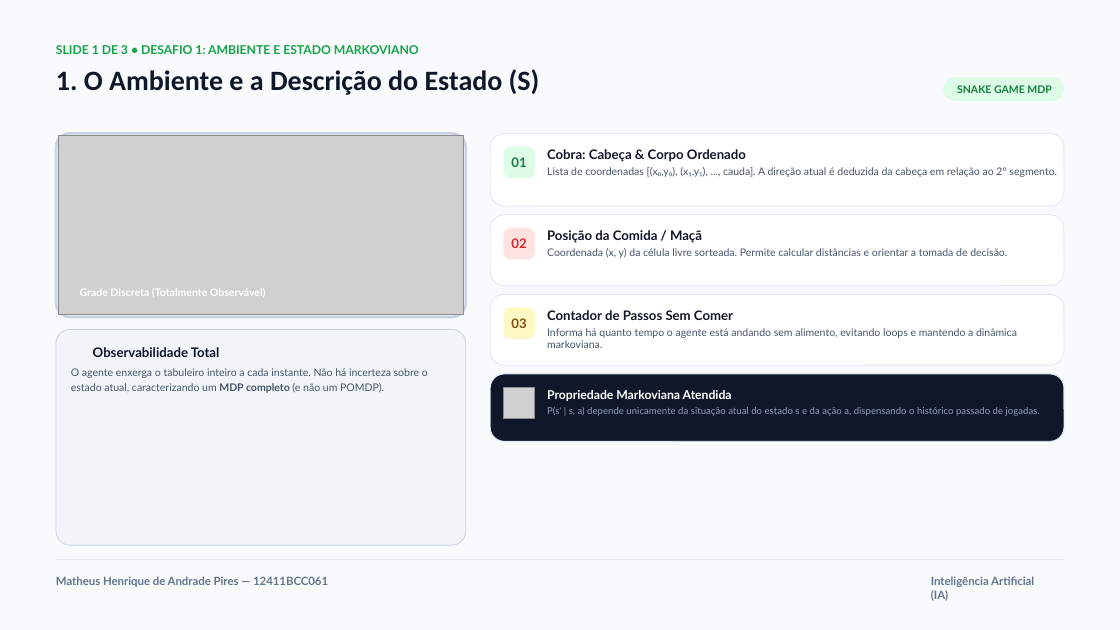
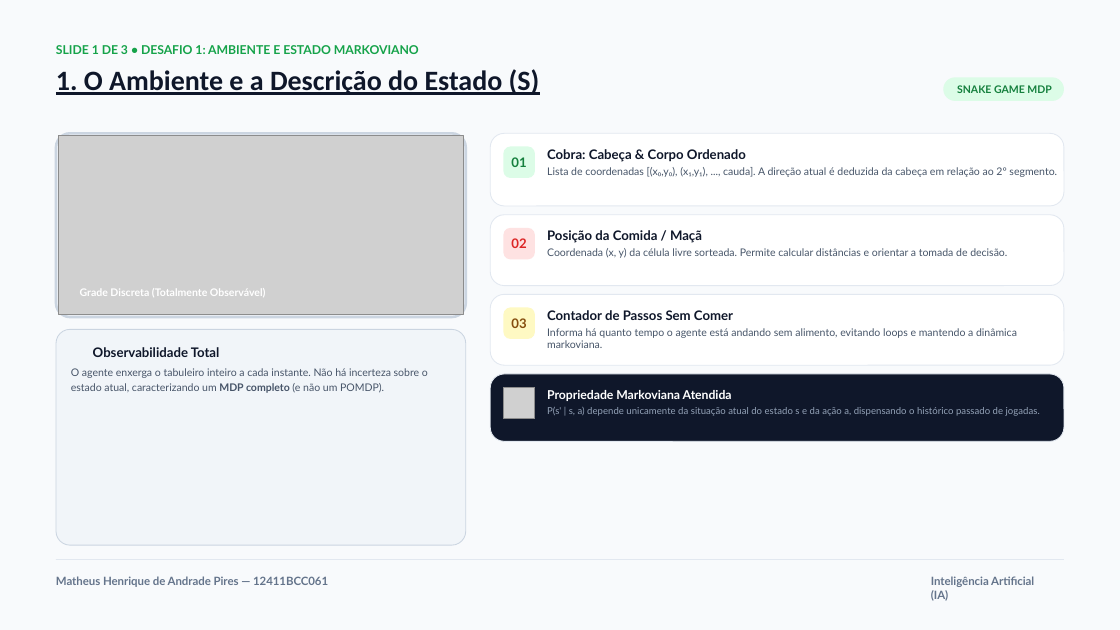
Before and after one commit to Matheeusmh/gbc063-snake-game, a slide deck: slide 1 of docs/snake-game-apresentacao.pptx. Drawn at 1120x630 pixels with LibreOffice and Linux fonts; fonts in the diff are those of the drawing; grey boxes stand for pictures; background and template pictures are left out. Boxes give left, top, right and bottom in pixels: in the first picture for what was removed or moved away, otherwise in the second. Text is boxed around its words. In the diff, an @@ line names an element or a change of style, - is before the commit and + after.

```diff
--- a/docs/snake-game-apresentacao.pptx
+++ b/docs/snake-game-apresentacao.pptx
@@ text "1. O Ambiente e a ..." at (56,69,540,95): underline on @@
```
Also in this commit, not shown: 1 other slide changed, 1 other file.
